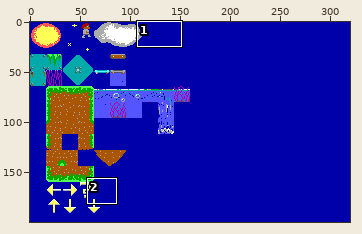
A sprite sheet gets an edit: images/tiles.png. The first picture is a wide view before the edit; the outline marks the close-up.
Close-up. Earlier state:
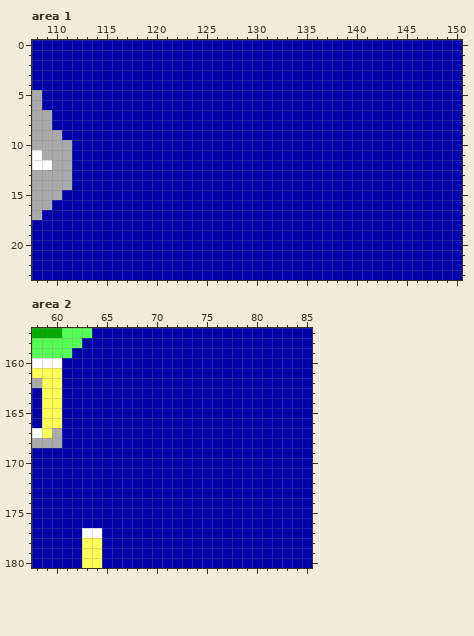
The file is 320x200 pixels. Shown: area 1: x 108..150, y 0..23; area 2: x 58..85, y 157..180.
Once edited:
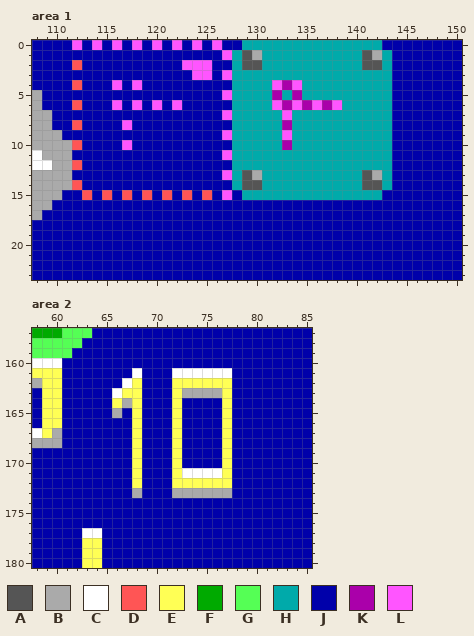
Palette (. is transparent): A #555555  B #aaaaaa  C #ffffff  D #ff5555  E #ffff55  F #00aa00  G #55ff55  H #00aaaa  J #0000aa  K #aa00aa  L #ff55ff
Change:
Changed rows in their new state; - is an unchanged pixel.
Area 1:
first column x 112:
 0 L-L-L-L-L-L-L-L--HHHHHHHHHHHHHH-
 1 ---------------LHABHHHHHHHHHHABH
 2 D----------LLL--HAAHHHHHHHHHHAAH
 3 ------------LL-LHHHHHHHHHHHHHHHH
 4 D---L-L---------HHHHLKLHHHHHHHHH
 5 ---------------LHHHHKHKHHHHHHHHH
 6 D---L-L-L-L-----HHHHLKLKLKLHHHHH
 7 ---------------LHHHHHLHHHHHHHHHH
 8 D----L----------HHHHHKHHHHHHHHHH
 9 ---------------LHHHHHLHHHHHHHHHH
10 D----L----------HHHHHKHHHHHHHHHH
11 ---------------LHHHHHHHHHHHHHHHH
12 D---------------HHHHHHHHHHHHHHHH
13 ---------------LHABHHHHHHHHHHABH
14 D---------------HAAHHHHHHHHHHAAH
15 -D-D-D-D-D-D-D-L-HHHHHHHHHHHHHH-
Area 2:
first column x 66:
161 --C---CCCCCC
162 -CE---EEEEEE
163 CEE---EBBBBE
164 EBE---E----E
165 B-E---E----E
166 --E---E----E
167 --E---E----E
168 --E---E----E
169 --E---E----E
170 --E---E----E
171 --E---ECCCCE
172 --E---EEEEEE
173 --B---BBBBBB
Boxes around the changes in both close-ups, in picture pixels (x1, y1, x2, y2):
changed: (72, 40, 392, 200)
changed: (112, 368, 232, 498)
